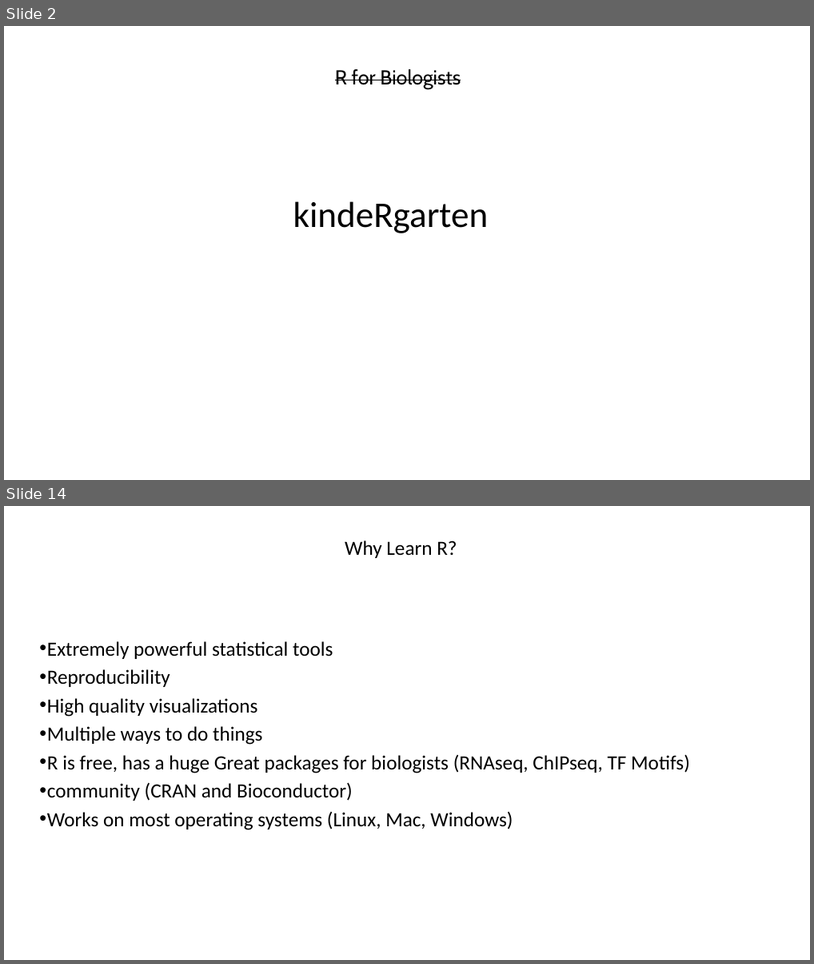
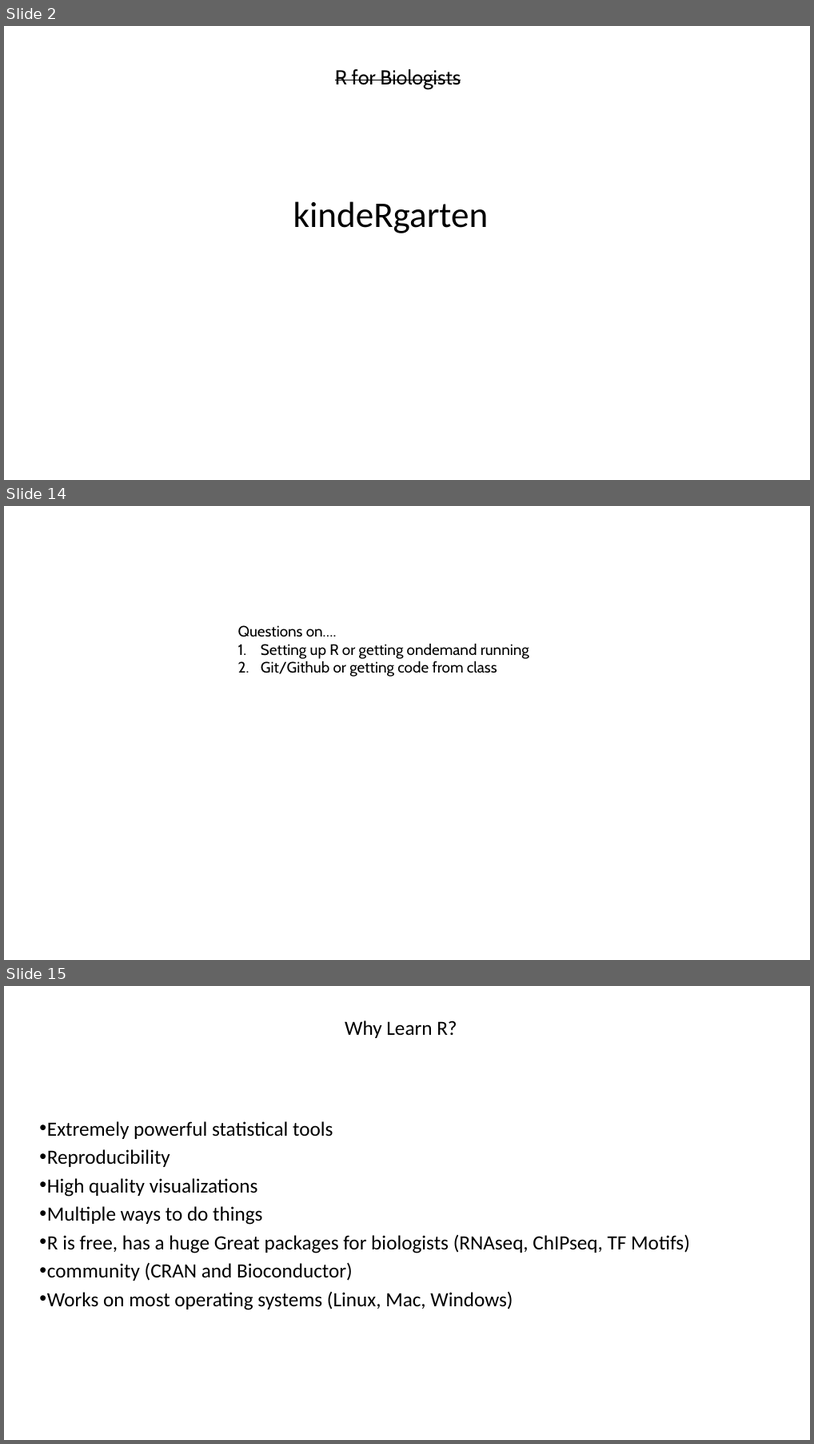
Before and after one commit to jraab/GNET749_RNAseq, a slide deck: lectures/2025_GNET749_Lecture1.pptx. Shown one above the other, each under a label of ours: slides 2 and 14 before the commit, slides 2, 14 and 15 after it; the slides between them are not shown. The pictures are 814x964 and 814x1444 pixels, drawn with LibreOffice and Linux fonts; fonts in the diff are those of the drawing. Boxes give left, top, right and bottom in pixels: in the first picture for what was removed or moved away, otherwise in the second. Text is boxed around its words. In the diff, an @@ line names an element or a change of style, - is before the commit and + after.

```diff
--- a/lectures/2025_GNET749_Lecture1.pptx
+++ b/lectures/2025_GNET749_Lecture1.pptx
@@ slide 14 added at <box>4,506,810,960</box>, background #FFFFFF @@
@@ text added at <box>238,625,530,676</box>, 18 pt, text #000000 @@
+Questions on….
+1. Setting up R or getting ondemand running
+2. Git/Github or getting code from class
@@ what was slide 14 is now slide 15 @@
```
Also in this commit, not shown: 13 slides changed, 2 other slides added, 1 slide removed, 1 other file.
